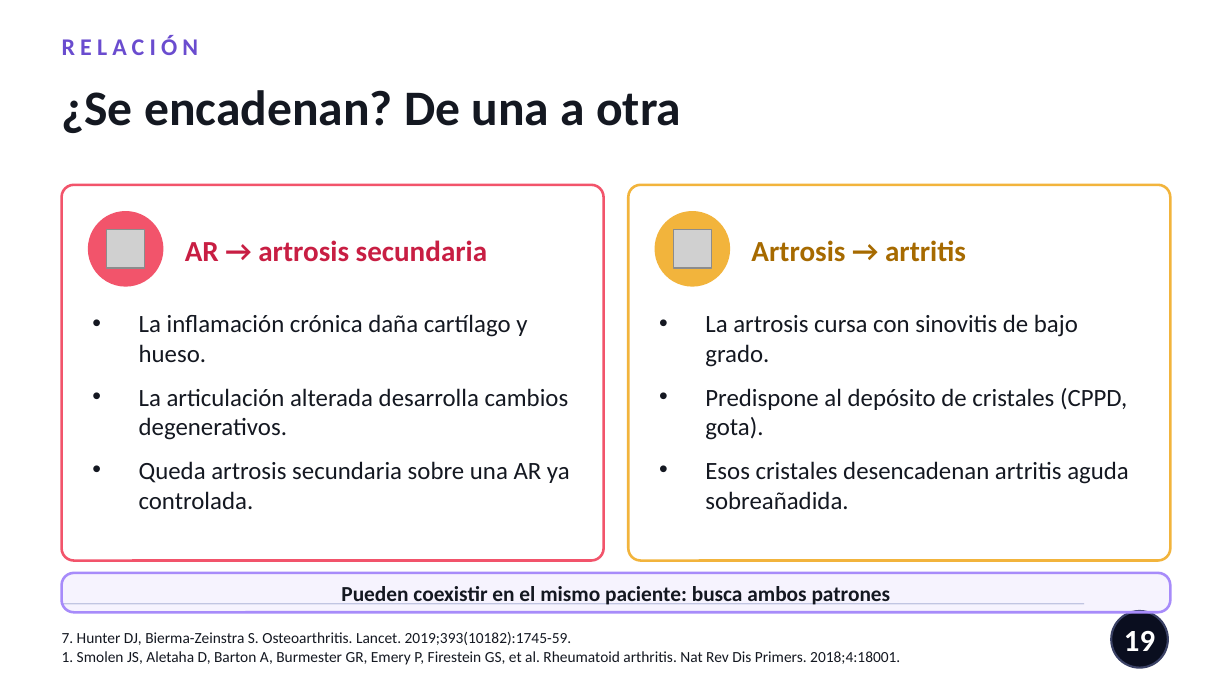
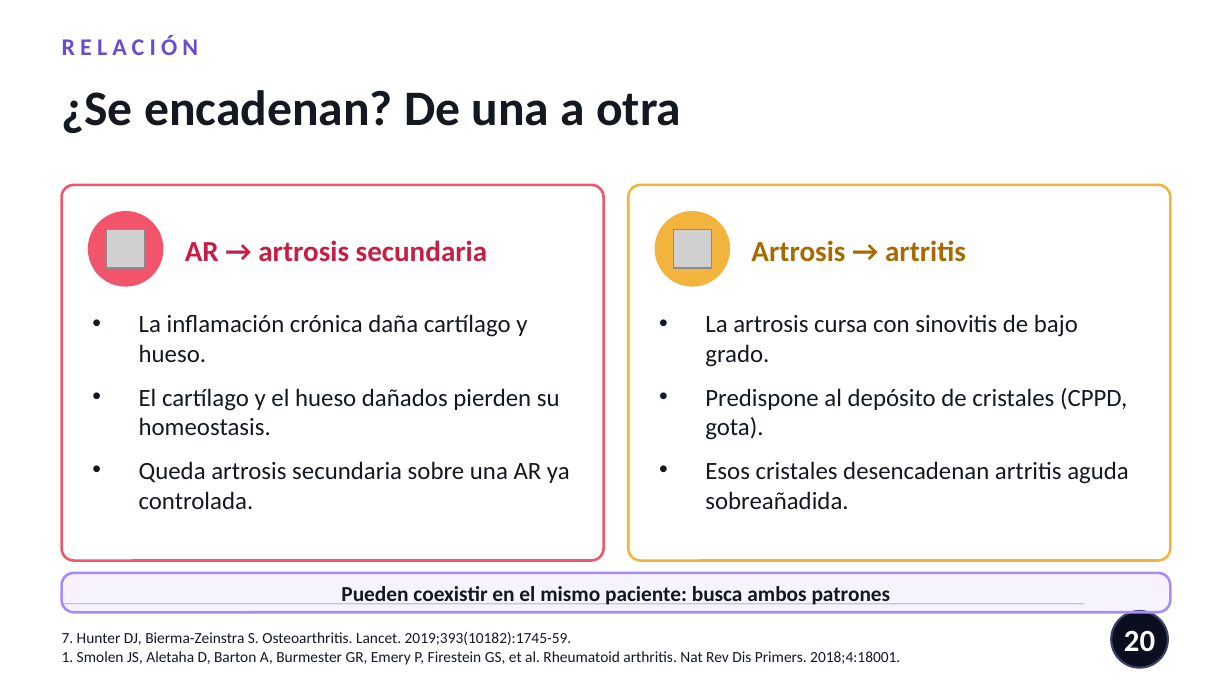
Before and after one commit to nestor120512/nes, a slide deck: slide 20 of Dx_AR_vs_artrosis.pptx (slide 19 before the commit). Drawn at 1232x693 pixels with LibreOffice and Linux fonts; fonts in the diff are those of the drawing; grey boxes stand for pictures. Boxes give left, top, right and bottom in pixels: in the first picture for what was removed or moved away, otherwise in the second. Text is boxed around its words. In the diff, an @@ line names an element or a change of style, - is before the commit and + after.

```diff
--- a/Dx_AR_vs_artrosis.pptx
+++ b/Dx_AR_vs_artrosis.pptx
@@ text at (139,388,560,435): text changed @@
-• La articulación alterada desarrolla cambios degenerativos.
+• El cartílago y el hueso dañados pierden su homeostasis.
@@ page number at (1124,630,1155,652): text changed @@
-19
+20
```
Also in this commit, not shown: 8 other slides changed, 1 slide added.
